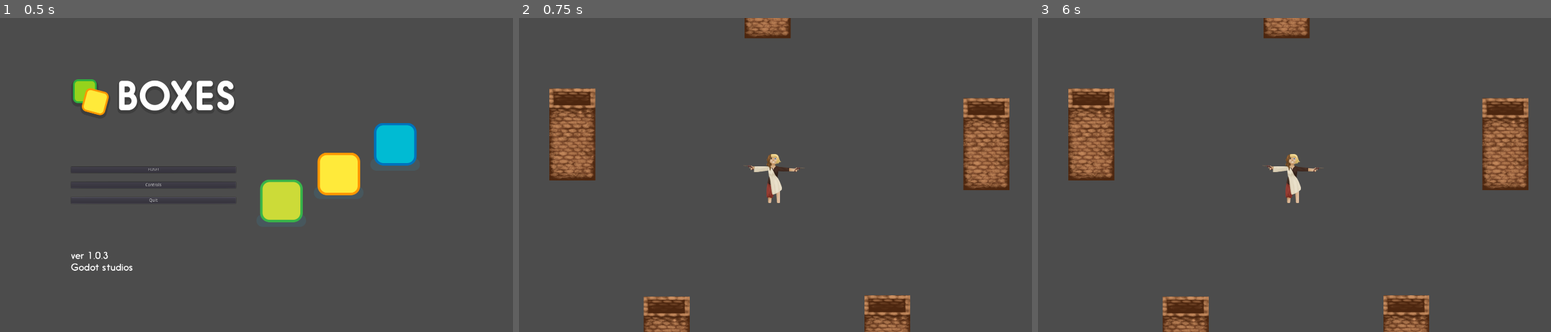
Above: before the commit, frames 1-3 (left to right).
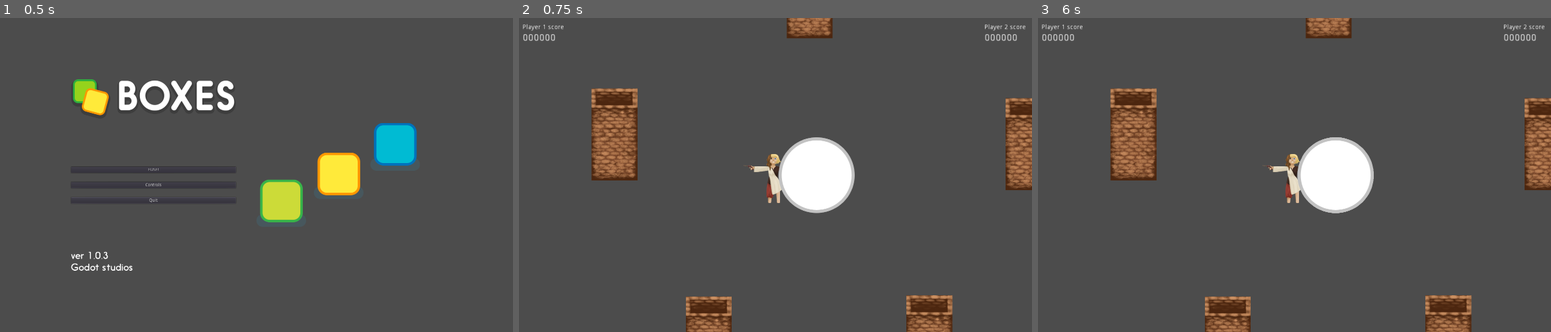
Above: after the commit, the same moments.

Repository: xenoexplorator/Ymir
Game: Godot game, scene res://Root.tscn
Two runs of this game, one before a commit and one after it. Both use one fixed random seed, a clock stepped at 60 frames per second and the inputs below.
Inputs:
- Up to frame 1 (0.5 s): no input
- Up to frame 2 (0.75 s): click "FUSE!" at 0.5 s
- Up to frame 3 (6 s): tap Enter at 1.25, 2.75, 4.25 s; tap Space at 2, 3.5, 5 s

Frame 1 is identical in both runs. In frame 2, 17% of the frame differs, in the area x 0-100%, y 0-100%; in frame 3, 17%.

Commit message:
Score: les kills donnes des points qui s'affichent

Diff:
--- a/EnemySpawner.gd
+++ b/EnemySpawner.gd
@@ -1,20 +1,10 @@
 extends Sprite
-
-# class member variables go here, for example:
-# var a = 2
-# var b = "textvar"
 
 var tickTillNextSpawn = 0
 export (int) var MaxSpawnTime = 150
 export (int) var MinSpawnTime = 25
 
 var enemyScene = preload("res://Scenes/Opponent.tscn")
-
-
-func _ready():
-	# Called when the node is added to the scene for the first time.
-	# Initialization here
-	pass
 
 func _process(delta):
 	tickTillNextSpawn -= delta*100
@@ -24,5 +14,7 @@
 
 func _spawn_enemy():
 	var node = enemyScene.instance()
-	node.get_node("Body").Position_to(self.global_position.x, self.global_position.y)
+	var enemy = node.get_node("Body")
+	enemy.Position_to(self.global_position.x, self.global_position.y)
+	enemy.connect("enemy_death", get_node("../CanvasLayer"), "_on_points_gained")
 	add_child(node)
--- a/Scenes/Arena.gd
+++ b/Scenes/Arena.gd
@@ -2,13 +2,3 @@
 
 const PLAYER_SCENE_LOAD_PATH = "res://Scenes/Player.tscn"
 const SPAWNER_SCENE_LOAD_PATH = "res://Scenes/EnemySpawner.tscn"
-
-func _ready():
-	# Called when the node is added to the scene for the first time.
-	# Initialization here
-	pass
-
-#func _process(delta):
-#	# Called every frame. Delta is time since last frame.
-#	# Update game logic here.
-#	pass
--- a/Scenes/Arena.tscn
+++ b/Scenes/Arena.tscn
@@ -1,16 +1,19 @@
-[gd_scene load_steps=6 format=2]
+[gd_scene load_steps=7 format=2]
 
 [ext_resource path="res://Scenes/Arena.gd" type="Script" id=1]
 [ext_resource path="res://Scenes/Pillar.tscn" type="PackedScene" id=2]
 [ext_resource path="res://walls_test.tres" type="TileSet" id=3]
 [ext_resource path="res://Scenes/Player.tscn" type="PackedScene" id=4]
 [ext_resource path="res://Scenes/EnemySpawner.tscn" type="PackedScene" id=5]
+[ext_resource path="res://Scripts/UIManager.gd" type="Script" id=6]
 
-[node name="Arena" type="Node"]
+[node name="Arena" type="Node" index="0"]
 
 script = ExtResource( 1 )
 
 [node name="pillars" type="Node" parent="." index="0"]
+
+editor/display_folded = true
 
 [node name="StaticBody2D5" parent="pillars" index="0" instance=ExtResource( 2 )]
 
@@ -57,12 +60,12 @@
 collision_use_kinematic = false
 collision_friction = 1.0
 collision_bounce = 0.0
-collision_layer = 1
+collision_layer = 8
 collision_mask = 1
 occluder_light_mask = 1
 format = 1
 tile_data = PoolIntArray( -720896, 0, 0, -720895, 0, 0, -720894, 0, 0, -720893, 0, 0, -720892, 0, 0, -720891, 0, 0, -72 …(1431 unchanged characters)…
-_sections_unfolded = [ "Cell" ]
+_sections_unfolded = [ "Cell", "Collision" ]
 
 [node name="Player" parent="." index="2" instance=ExtResource( 4 )]
 
@@ -70,16 +73,102 @@
 
 [node name="EnemySpawner" parent="." index="3" instance=ExtResource( 5 )]
 
-position = Vector2( -1494.18, -835.087 )
+[node name="CanvasLayer" type="CanvasLayer" parent="." index="4"]
 
-[node name="EnemySpawner2" parent="." index="4" instance=ExtResource( 5 )]
+layer = 1
+offset = Vector2( 0, 0 )
+rotation = 0.0
+scale = Vector2( 1, 1 )
+transform = Transform2D( 1, 0, 0, 1, 0, 0 )
+script = ExtResource( 6 )
 
-position = Vector2( 1452.4, -837.808 )
+[node name="LabelScoreP1" type="Label" parent="CanvasLayer" index="0"]
 
-[node name="EnemySpawner3" parent="." index="5" instance=ExtResource( 5 )]
+anchor_left = 0.0
+anchor_top = 0.0
+anchor_right = 0.0
+anchor_bottom = 0.0
+margin_left = 20.0
+margin_top = 20.0
+margin_right = 123.0
+margin_bottom = 34.0
+rect_scale = Vector2( 1.5, 1.5 )
+rect_pivot_offset = Vector2( 0, 0 )
+rect_clip_content = false
+mouse_filter = 2
+mouse_default_cursor_shape = 0
+size_flags_horizontal = 1
+size_flags_vertical = 4
+text = "Player 1 score"
+percent_visible = 1.0
+lines_skipped = 0
+max_lines_visible = -1
+_sections_unfolded = [ "Rect" ]
 
-position = Vector2( -506.545, -837.808 )
+[node name="Score1" type="Label" parent="CanvasLayer/LabelScoreP1" index="0"]
 
-[node name="EnemySpawner4" parent="." index="6" instance=ExtResource( 5 )]
+anchor_left = 0.0
+anchor_top = 0.0
+anchor_right = 0.0
+anchor_bottom = 0.0
+margin_top = 20.0
+margin_right = 40.0
+margin_bottom = 34.0
+rect_scale = Vector2( 1.5, 1.5 )
+rect_pivot_offset = Vector2( 0, 0 )
+rect_clip_content = false
+mouse_filter = 2
+mouse_default_cursor_shape = 0
+size_flags_horizontal = 1
+size_flags_vertical = 4
+text = "000000"
+percent_visible = 1.0
+lines_skipped = 0
+max_lines_visible = -1
+_sections_unfolded = [ "Rect" ]
 
-position = Vector2( 309.68, -840.529 )
+[node name="LabelScoreP2" type="Label" parent="CanvasLayer" index="1"]
+
+anchor_left = 0.0
+anchor_top = 0.0
+anchor_right = 0.0
+anchor_bottom = 0.0
+margin_left = 1525.0
+margin_top = 20.0
+margin_right = 1615.0
+margin_bottom = 34.0
+rect_scale = Vector2( 1.5, 1.5 )
+rect_pivot_offset = Vector2( 0, 0 )
+rect_clip_content = false
+mouse_filter = 2
+mouse_default_cursor_shape = 0
+size_flags_horizontal = 1
+size_flags_vertical = 4
+text = "Player 2 score"
+align = 2
+percent_visible = 1.0
+lines_skipped = 0
+max_lines_visible = -1
+_sections_unfolded = [ "Anchor", "Rect" ]
+
+[node name="Score2" type="Label" parent="CanvasLayer/LabelScoreP2" index="0"]
+
+anchor_left = 0.0
+anchor_top = 0.0
+anchor_right = 0.0
+anchor_bottom = 0.0
+margin_top = 20.0
+margin_right = 48.0
+margin_bottom = 34.0
+rect_scale = Vector2( 1.5, 1.5 )
+rect_pivot_offset = Vector2( 0, 0 )
+rect_clip_content = false
+mouse_filter = 2
+mouse_default_cursor_shape = 0
+size_flags_horizontal = 1
+size_flags_vertical = 4
+text = "000000"
+percent_visible = 1.0
+lines_skipped = 0
+max_lines_visible = -1
+_sections_unfolded = [ "Anchor", "Rect" ]
--- a/Scenes/Bullet.tscn
+++ b/Scenes/Bullet.tscn
@@ -17,14 +17,14 @@
 script = ExtResource( 1 )
 _sections_unfolded = [ "Collision" ]
 speed = 10
-power = 10
+power = 25
 
 [node name="Sprite" type="Sprite" parent="." index="0"]
 
 modulate = Color( 0.90625, 0.873477, 0.0672607, 1 )
 scale = Vector2( 0.1, 0.1 )
 texture = ExtResource( 2 )
-_sections_unfolded = [ "Offset", "Transform", "Visibility" ]
+_sections_unfolded = [ "Transform", "Visibility" ]
 
 [node name="CollisionShape2D" type="CollisionShape2D" parent="." index="1"]
 
--- a/Scenes/Gun.gd
+++ b/Scenes/Gun.gd
@@ -14,7 +14,4 @@
 	if (heat < rate_of_fire):
 		return
 	heat -= rate_of_fire
-	var g_trans = get_global_transform()
-	var origin = global_position
-	var off = offset.rotated(orientation) * g_trans.get_scale()
-	emit_signal("gun_fired", player_index, origin, orientation)
+	emit_signal("gun_fired", player_index, global_position, orientation)
--- a/Scenes/Opponent.gd
+++ b/Scenes/Opponent.gd
@@ -2,19 +2,24 @@
 
 export (int) var hitPoints = 5
 export (int) var attackSpeed = 200 #en centièmes de secondes
+export (int) var points = 50
 var ticks = 0
+signal enemy_death
 
 func Position_to(x,y):
 	global_position = Vector2(x,y)
-
 
 func _ready():
 	# Called when the node is added to the scene for the first time.
 	# Initialization here
 	pass
 
-func _takeDamage(damage):
+func _takeDamage(damage, player_index):
 	hitPoints -= damage
+	if hitPoints < 0:
+		emit_signal("enemy_death", player_index, points)
+		points = 0
+		queue_free()
 
 func _attack_player(delta):
 	ticks += (delta*100)
@@ -22,18 +27,12 @@
 		_throwAttack()
 
 func _throwAttack():
-	print("ATTACK!!!")
+	#print("ATTACK!!!")
 	ticks = 0
 
 func _move_towards_player():
 	pass
 
 func _process(delta):
-	if(hitPoints <= 0):
-		get_parent().remove_child(self)
 	_move_towards_player()
 	_attack_player(delta)
-
-#	# Called every frame. Delta is time since last frame.
-#	# Update game logic here.
-#	pass
--- a/Scenes/Opponent.tscn
+++ b/Scenes/Opponent.tscn
@@ -13,13 +13,14 @@
 [node name="Body" type="KinematicBody2D" parent="." index="0"]
 
 input_pickable = false
-collision_layer = 1
+collision_layer = 2
 collision_mask = 1
 collision/safe_margin = 0.08
 script = ExtResource( 1 )
-_sections_unfolded = [ "Transform" ]
-hitPoints = 5
+_sections_unfolded = [ "Collision", "Transform" ]
+hitPoints = 25
 attackSpeed = 200
+points = 50
 
 [node name="Sprite" type="Sprite" parent="Body" index="0"]
 
--- a/Scenes/Player.tscn
+++ b/Scenes/Player.tscn
@@ -19,7 +19,7 @@
 radius = 13.6776
 height = 72.8272
 
-[node name="Player" type="Node2D" index="0"]
+[node name="Player" type="Node2D"]
 
 script = ExtResource( 1 )
 
--- a/Scripts/Bullet.gd
+++ b/Scripts/Bullet.gd
@@ -3,15 +3,16 @@
 export (int) var speed = 10
 export (int) var power = 10
 var velocity = Vector2(0, -1)
+var player_index = -1
 
-func shoot(origin, orientation):
+func shoot(player, origin, orientation):
+	player_index = player
 	transform.origin = origin
 	velocity = velocity.rotated(orientation)
 
 func _physics_process(delta):
 	var collision = move_and_collide(velocity * speed)
 	if collision:
-		print(collision.collider)
 		if collision.collider.has_method("_takeDamage"):
-			collision.collider._takeDamage(power)
+			collision.collider._takeDamage(power, player_index)
 		queue_free()
--- a/Scripts/Player.gd
+++ b/Scripts/Player.gd
@@ -4,5 +4,5 @@
 
 func _spawn_bullet(player, origin, orientation):
 	var bullet = bullet_scene.instance()
-	bullet.shoot(origin, orientation)
+	bullet.shoot(player, origin, orientation)
 	add_child(bullet)
--- /dev/null
+++ b/Scripts/UIManager.gd
@@ -0,0 +1,12 @@
+extends CanvasLayer
+
+var player_scores = [ 0, 0 ]
+var player_score_labels = [ ]
+
+func _ready():
+	player_score_labels.push_back(get_node("LabelScoreP1/Score1"))
+	player_score_labels.push_back(get_node("LabelScoreP2/Score2"))
+
+func _on_points_gained(player_index, points):
+	player_scores[player_index] += points
+	player_score_labels[player_index].text = "%06d" % player_scores[player_index]
